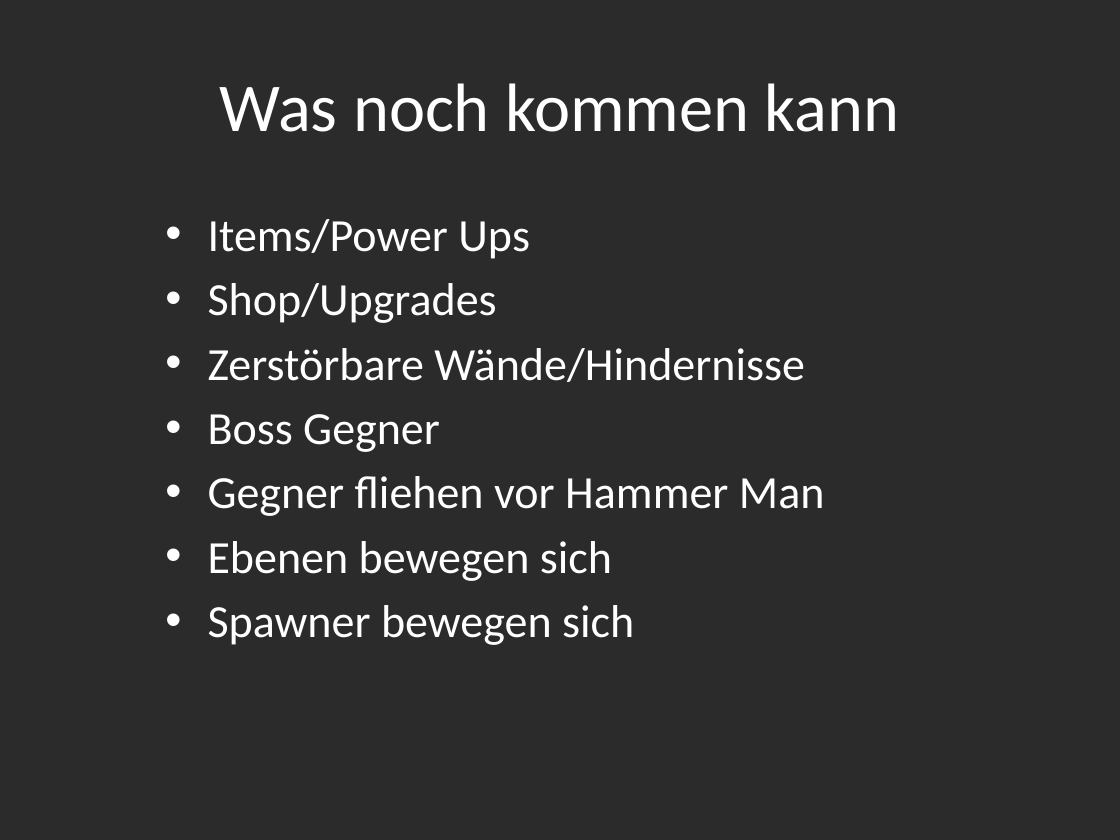
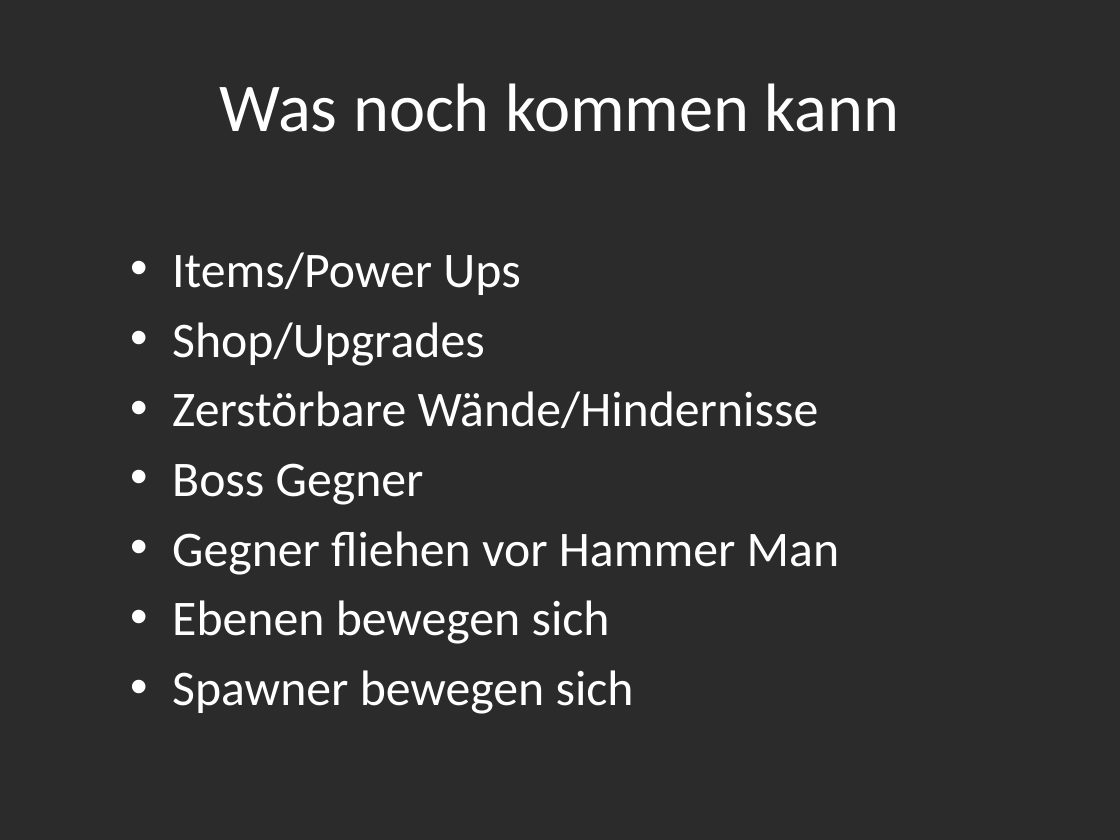
Before and after one commit to Assertores/HammerMan, a slide deck: slide 12 of Documentation/Hammer Man.pptx. Drawn at 1120x840 pixels with LibreOffice and Linux fonts; fonts in the diff are those of the drawing; background and template pictures are left out; a plain dark background stands for a picture behind light text. Boxes give left, top, right and bottom in pixels: in the first picture for what was removed or moved away, otherwise in the second. Text is boxed around its words. In the diff, an @@ line names an element or a change of style, - is before the commit and + after.

```diff
--- a/Documentation/Hammer Man.pptx
+++ b/Documentation/Hammer Man.pptx
@@ text "Items/Power Ups": place and size @@
-text "Items/Power Ups" at box(208, 219, 825, 645)
+text "Items/Power Ups" at box(172, 252, 840, 714)
@@ text "Items/Power Ups" at box(172, 252, 840, 714): size 29.6 to 32 pt; vertical alignment top to middle @@
```
Also in this commit, not shown: 5 other slides changed, 3 other files.
